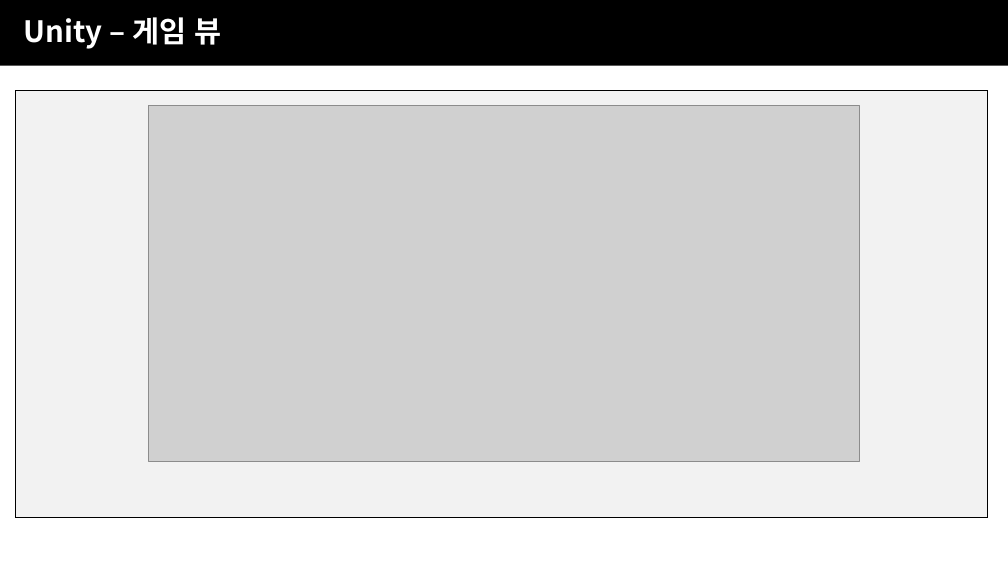
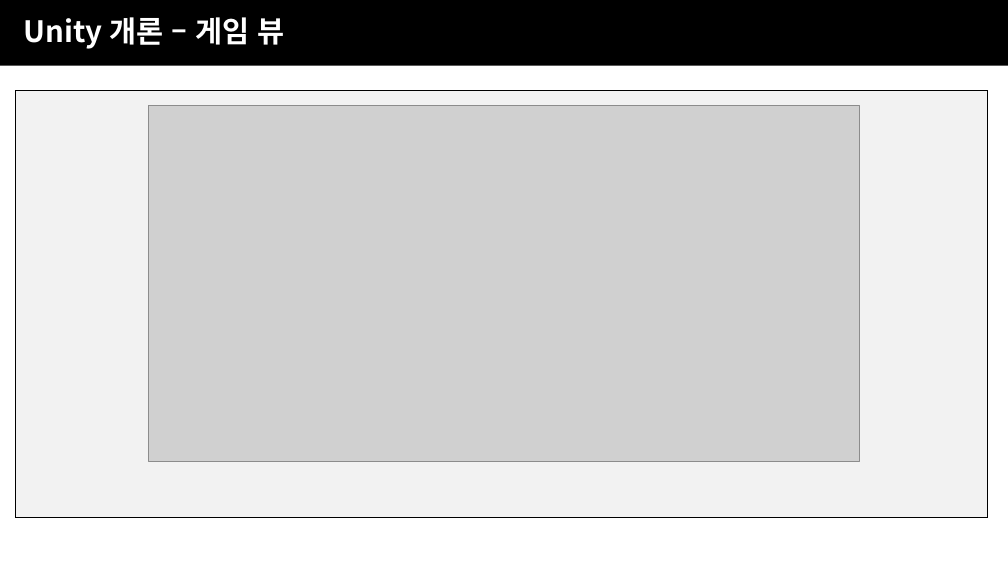
Before and after one commit to JJaery/SBSGameAcademy3, a slide deck: slide 10 of 4주차/SBS게임아카데미_UNITY주말4개월_4주차(유니티).pptx. Drawn at 1008x567 pixels with LibreOffice and Linux fonts; fonts in the diff are those of the drawing; grey boxes stand for pictures; background and template pictures are left out. Boxes give left, top, right and bottom in pixels: in the first picture for what was removed or moved away, otherwise in the second. Text is boxed around its words. In the diff, an @@ line names an element or a change of style, - is before the commit and + after.

```diff
--- a/4주차/SBS게임아카데미_UNITY주말4개월_4주차(유니티).pptx
+++ b/4주차/SBS게임아카데미_UNITY주말4개월_4주차(유니티).pptx
@@ text at [24,17,285,49]: text changed @@
-Unity – 게임 뷰
+Unity 개론 – 게임 뷰
```
Also in this commit, not shown: 7 other slides changed, 3 slides added, 8 other files.
